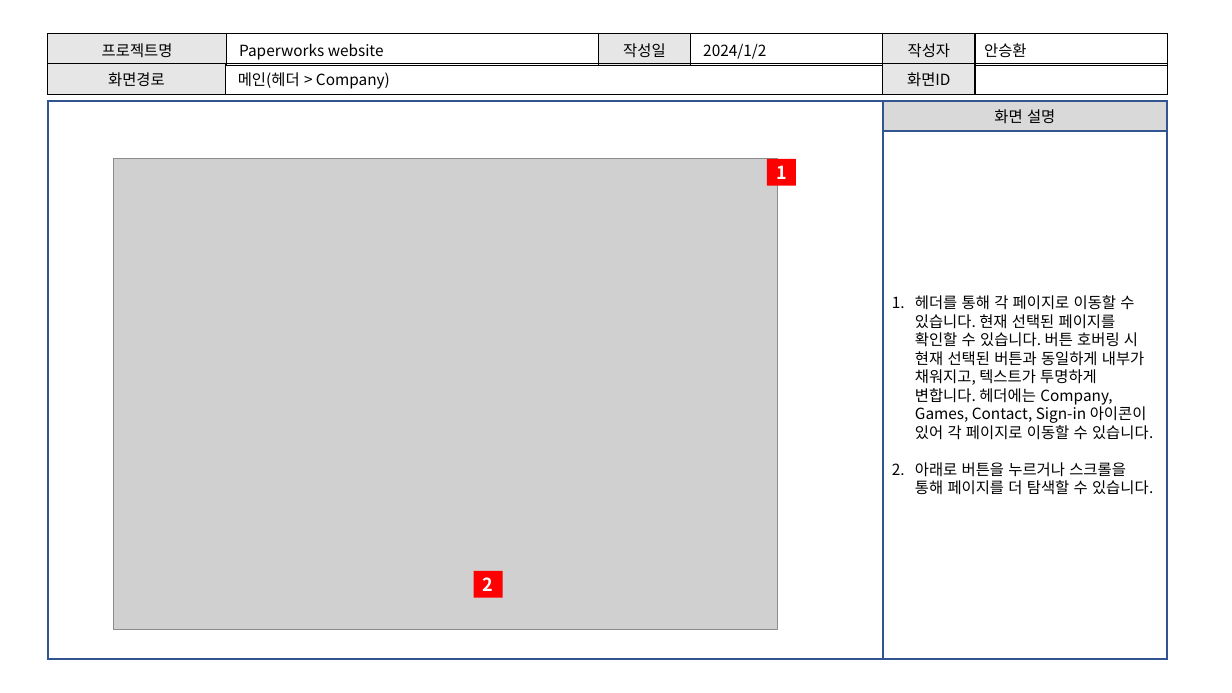
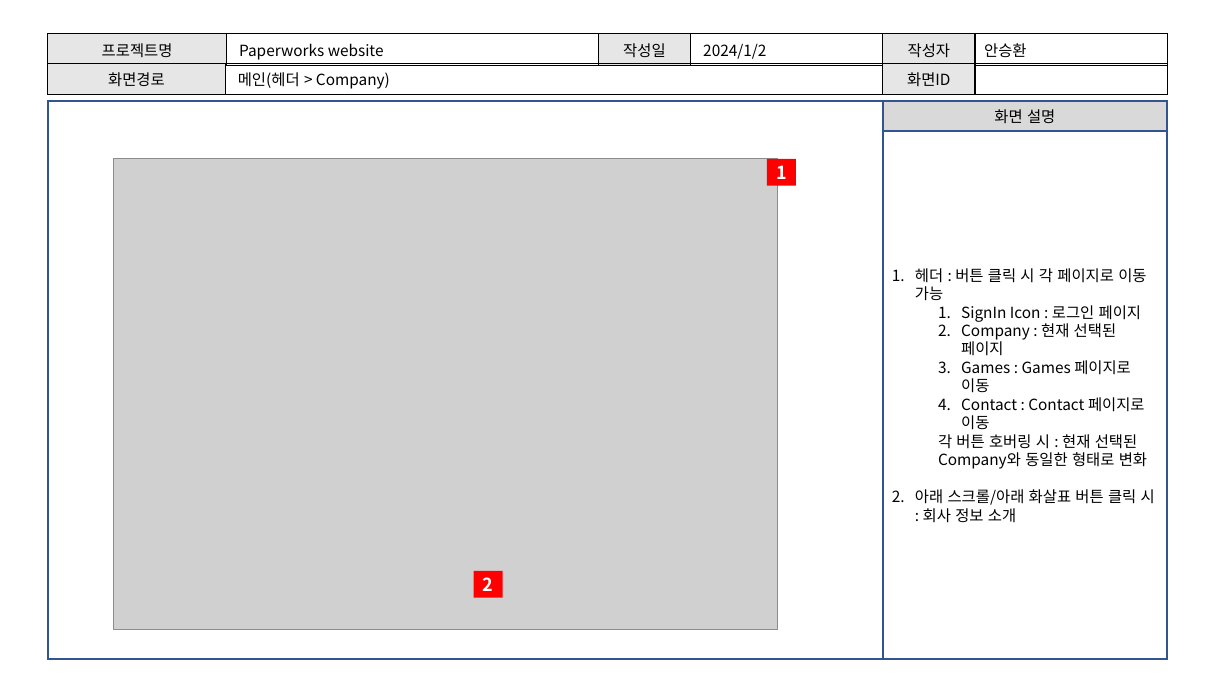
Before and after one commit to Awhn/paperworksweb, a slide deck: slide 5 of docs/코멘토_기획_화면설계서 양식.pptx. Drawn at 1232x693 pixels with LibreOffice and Linux fonts; fonts in the diff are those of the drawing; grey boxes stand for pictures. Boxes give left, top, right and bottom in pixels: in the first picture for what was removed or moved away, otherwise in the second. Text is boxed around its words. In the diff, an @@ line names an element or a change of style, - is before the commit and + after.

```diff
--- a/docs/코멘토_기획_화면설계서 양식.pptx
+++ b/docs/코멘토_기획_화면설계서 양식.pptx
@@ text in rectangle at (x1=915, y1=268, x2=1155, y2=523): text changed @@
-1. 헤더를 통해 각 페이지로 이동할 수 있습니다. 현재 선택된 페이지를 확인할 수 있습니다. 버튼 호버링 시 현재 선택된 버튼과 동일하게 내부가 채워지고, 텍스트가 투명하게 변합니다. 헤더에는 Company, Games, Contact, Sign-in 아이콘이 있어 각 페이지로 이동할 수 있습니다.
-2. 아래로 버튼을 누르거나 스크롤을 통해 페이지를 더 탐색할 수 있습니다.
+1. 헤더 : 버튼 클릭 시 각 페이지로 이동 가능
+  1. SignIn Icon : 로그인 페이지
+  2. Company : 현재 선택된 페이지
+  3. Games : Games 페이지로 이동
+  4. Contact : Contact 페이지로 이동
+  각 버튼 호버링 시 : 현재 선택된 Company와 동일한 형태로 변화
+2. 아래 스크롤/아래 화살표 버튼 클릭 시 : 회사 정보 소개
```
Also in this commit, not shown: 6 other slides changed, 1 slide added, 23 other files.
